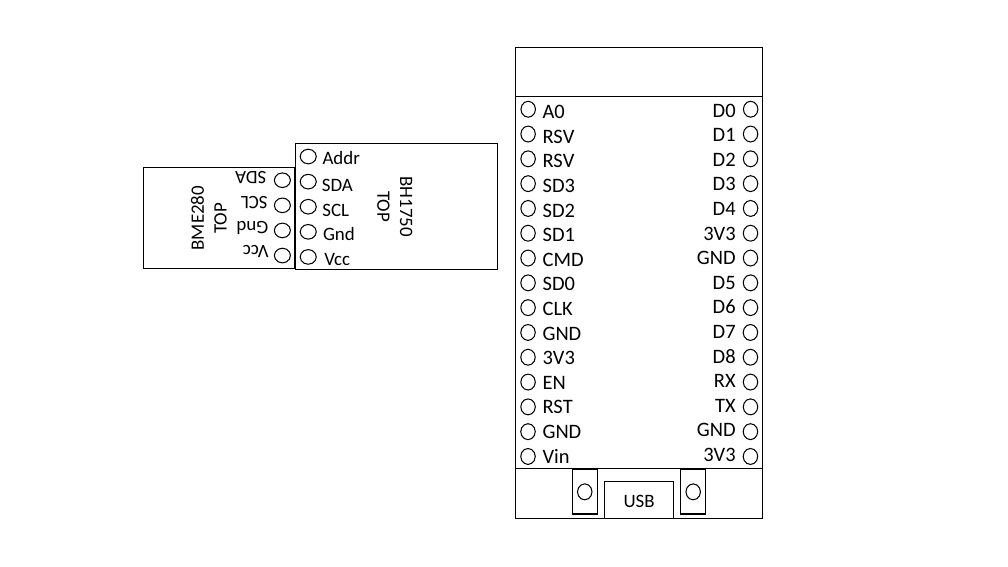
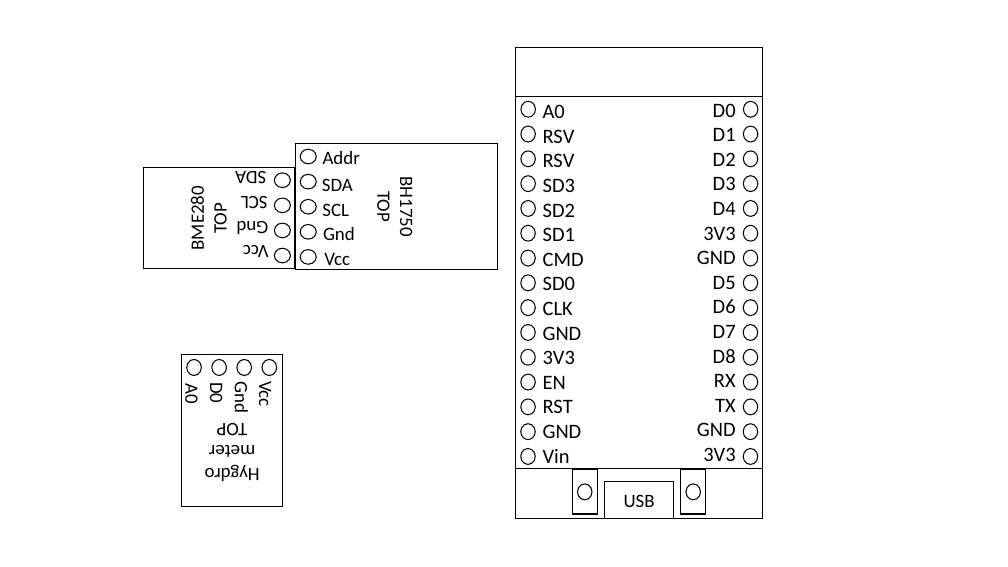
Before and after one commit to PinkInk/iocp, a slide deck: slide 2 of sensor-bh1750-bme280-hygrometer/design.pptx. Drawn at 1008x567 pixels with LibreOffice and Linux fonts; fonts in the diff are those of the drawing. Boxes give left, top, right and bottom in pixels: in the first picture for what was removed or moved away, otherwise in the second. Text is boxed around its words. In the diff, an @@ line names an element or a change of style, - is before the commit and + after.

```diff
--- a/sensor-bh1750-bme280-hygrometer/design.pptx
+++ b/sensor-bh1750-bme280-hygrometer/design.pptx
@@ group added at bbox=[180, 355, 283, 507]: 4 texts, 4 ellipses, 1 rectangle @@
+Hygdro
+meter
+TOP
+Gnd
+Vcc
+A0
+D0
```
Also in this commit, not shown: 1 other slide changed, 1 other file.
